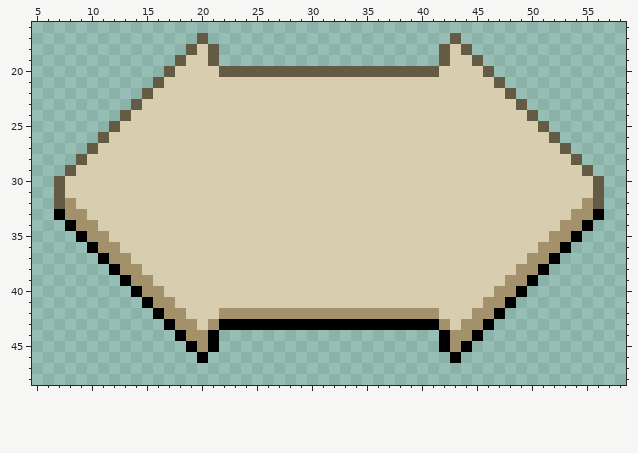
Two versions of one pixel-art file, Assets/Sprites/UI/Arrow Style Dialog.aseprite. The picture above is the old version.
64x64 pixels, 1 frame. Shown: x 5..58, y 16..48.
Once edited:
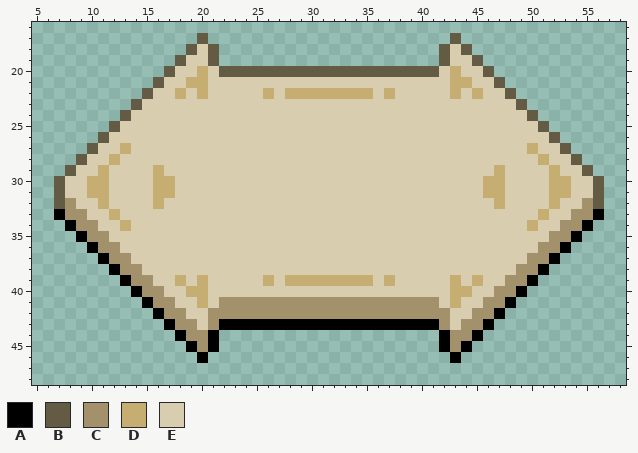
Palette (. is transparent): A #000000  B #645b44  C #a2916b  D #c6ad71  E #d9cdaf
Difference:
@@ x 16..47 @@
 19 ..BEEB....................BEEB..
-20 .BEEEEBBBBBBBBBBBBBBBBBBBBEEEEB.
-21 BEEEEEEEEEEEEEEEEEEEEEEEEEEEEEEB
-22 EEEEEEEEEEEEEEEEEEEEEEEEEEEEEEEE
+20 .BEEDEBBBBBBBBBBBBBBBBBBBBEDEEB.
+21 BEEDDEEEEEEEEEEEEEEEEEEEEEEDDEEB
+22 EEDEDEEEEEDEDDDDDDDDEDEEEEEDEDEE
 23 EEEEEEEEEEEEEEEEEEEEEEEEEEEEEEEE
@@ x 5..58 @@
 26 ......BEEEEEEEEEEEEEEEEEEEEEEEEEEEEEEEEEEEEEEEEB......
-27 .....BEEEEEEEEEEEEEEEEEEEEEEEEEEEEEEEEEEEEEEEEEEB.....
-28 ....BEEEEEEEEEEEEEEEEEEEEEEEEEEEEEEEEEEEEEEEEEEEEB....
-29 ...BEEEEEEEEEEEEEEEEEEEEEEEEEEEEEEEEEEEEEEEEEEEEEEB...
-30 ..BEEEEEEEEEEEEEEEEEEEEEEEEEEEEEEEEEEEEEEEEEEEEEEEEB..
-31 ..BEEEEEEEEEEEEEEEEEEEEEEEEEEEEEEEEEEEEEEEEEEEEEEEEB..
-32 ..BCEEEEEEEEEEEEEEEEEEEEEEEEEEEEEEEEEEEEEEEEEEEEEECB..
-33 ..ACCEEEEEEEEEEEEEEEEEEEEEEEEEEEEEEEEEEEEEEEEEEEECCA..
-34 ...ACCEEEEEEEEEEEEEEEEEEEEEEEEEEEEEEEEEEEEEEEEEECCA...
+27 .....BEEDEEEEEEEEEEEEEEEEEEEEEEEEEEEEEEEEEEEEDEEB.....
+28 ....BEEDEEEEEEEEEEEEEEEEEEEEEEEEEEEEEEEEEEEEEEDEEB....
+29 ...BEEDEEEEDEEEEEEEEEEEEEEEEEEEEEEEEEEEEEEDEEEEDEEB...
+30 ..BEEDDEEEEDDEEEEEEEEEEEEEEEEEEEEEEEEEEEEDDEEEEDDEEB..
+31 ..BEEDDEEEEDDEEEEEEEEEEEEEEEEEEEEEEEEEEEEDDEEEEDDEEB..
+32 ..BCEEDEEEEDEEEEEEEEEEEEEEEEEEEEEEEEEEEEEEDEEEEDEECB..
+33 ..ACCEEDEEEEEEEEEEEEEEEEEEEEEEEEEEEEEEEEEEEEEEDEECCA..
+34 ...ACCEEDEEEEEEEEEEEEEEEEEEEEEEEEEEEEEEEEEEEEDEECCA...
 35 ....ACCEEEEEEEEEEEEEEEEEEEEEEEEEEEEEEEEEEEEEEEECCA....
@@ x 16..47 @@
 38 EEEEEEEEEEEEEEEEEEEEEEEEEEEEEEEE
-39 EEEEEEEEEEEEEEEEEEEEEEEEEEEEEEEE
-40 CEEEEEEEEEEEEEEEEEEEEEEEEEEEEEEC
-41 CCEEEEEEEEEEEEEEEEEEEEEEEEEEEECC
-42 ACCEEECCCCCCCCCCCCCCCCCCCCEEECCA
+39 EEDEDEEEEEDEDDDDDDDDEDEEEEEDEDEE
+40 CEEDDEEEEEEEEEEEEEEEEEEEEEEDDEEC
+41 CCEEDECCCCCCCCCCCCCCCCCCCCEDEECC
+42 ACCEECCCCCCCCCCCCCCCCCCCCCCEECCA
 43 .ACCECAAAAAAAAAAAAAAAAAAAACECCA.
Changed places in both pictures, as pixel boxes (x1, y1, x2, y2):
changed: (175, 66, 208, 99)
changed: (450, 66, 483, 99)
changed: (263, 88, 395, 99)
changed: (87, 143, 175, 231)
changed: (483, 143, 571, 231)
changed: (175, 275, 483, 319)
